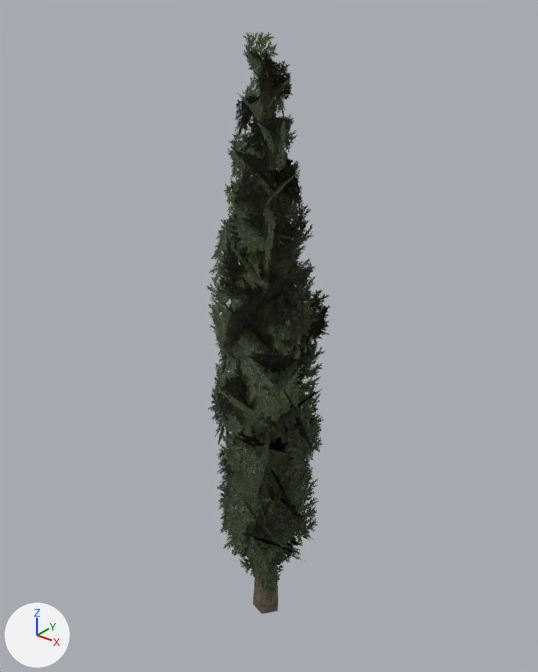
What one commit did to the glTF model assets/trees/cypress.glb.
The view is the same before and after, from a camera (50 mm lens) standing at (5.97, -7.4, 9.58) and looking at (-0.05, 0.13, 4.91). Arrows for +X, +Y and +Z are at lower left; the lights stay in place. The first picture is the older version. Vertices at exactly the same position are counted once.

The scene before the commit, as lines of its bpy script (objects in view):
```python
ob_cypress_foliage = bpy.data.objects.new('cypress_foliage', me_cypress_foliage)
ob_cypress_foliage.location = (0.0, 0.0, 0.0)
ob_cypress_wood = bpy.data.objects.new('cypress_wood', me_cypress_wood)
ob_cypress_wood.location = (0.0, 0.0, 0.0)
```
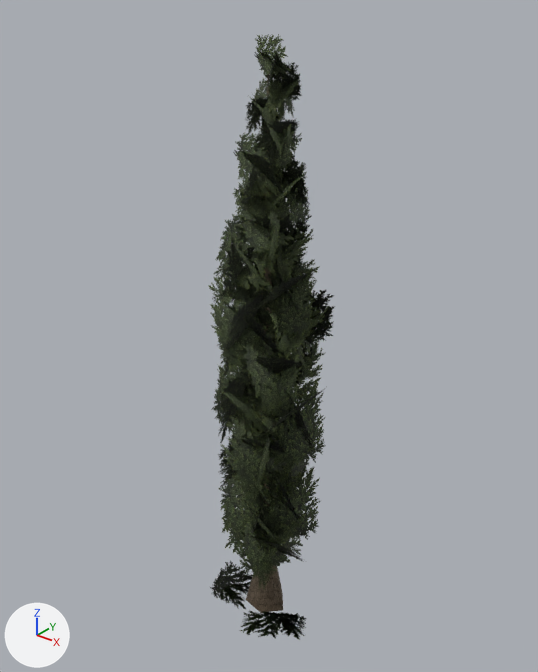
Diff of the bpy script that builds the scene:
```diff
--- a/assets/trees/cypress.glb.py
+++ b/assets/trees/cypress.glb.py
@@ mat_cypress_bark @@
 mat_cypress_bark = bpy.data.materials.new('Cypress bark')
-# nodes: BsdfPrincipled, OutputMaterial, TexImage
+# nodes: BsdfPrincipled, Mix x2, OutputMaterial, TexImage, VertexColor
+# colours: white #e6eae2, mixed with the vertex colours
 # uses the picture img_cypress_bark_512
@@ mat_cypress_foliage_cards @@
 mat_cypress_foliage_cards = bpy.data.materials.new('Cypress foliage cards')
-# nodes: BsdfPrincipled, Math x2, Mix, OutputMaterial, TexImage
-# colours: light grey #c8d4ce
+# nodes: BsdfPrincipled, Math x3, Mix x2, OutputMaterial, TexImage, VertexColor
+# colours: pale green #c2d1ba, mixed with the vertex colours
 # uses the picture img_cypress_direct_branch_1024
@@ me_cypress_wood @@
-me_cypress_wood.from_pydata(...)  # 12 vertices, 15 faces; spans x -0.19..0.24, y -0.23..0.23, z -0.12..8.85
-me_cypress_wood.vertices[0].co = (0.24, 0.0, -0.12)  # pixel (277, 610)
-me_cypress_wood.vertices[1].co = (0.07, 0.23, -0.12)  # pixel (278, 598)
-me_cypress_wood.vertices[2].co = (-0.19, 0.14, -0.12)
-me_cypress_wood.vertices[3].co = (-0.19, -0.14, -0.12)  # pixel (252, 603)
-me_cypress_wood.vertices[4].co = (0.07, -0.23, -0.12)  # pixel (261, 613)
-me_cypress_wood.vertices[5].co = (0.24, 0.0, -0.12)  # pixel (277, 610)
+me_cypress_wood.from_pydata(...)  # 12 vertices, 15 faces; spans x -0.29..0.35, y -0.28..0.31, z -0.04..8.85
+# me_cypress_wood part 1
+me_cypress_wood.vertices[0].co = (0.35, 0.0, -0.04)  # pixel (283, 610)
+me_cypress_wood.vertices[1].co = (0.1, 0.31, -0.04)  # pixel (282, 592)
+me_cypress_wood.vertices[2].co = (-0.25, 0.18, -0.04)
+me_cypress_wood.vertices[3].co = (-0.29, -0.21, -0.03)  # pixel (245, 599)
+me_cypress_wood.vertices[4].co = (0.09, -0.28, -0.03)  # pixel (260, 612)
+me_cypress_wood.vertices[5].co = (0.35, 0.0, -0.04)  # pixel (283, 610)
 me_cypress_wood.materials.append(mat_cypress_bark)
@@ me_cypress_foliage @@
-me_cypress_foliage.from_pydata(...)  # 360 vertices, 180 faces; spans x -1.04..1.04, y -0.97..1.04, z 0.55..8.98
+me_cypress_foliage.from_pydata(...)  # 360 vertices, 180 faces; spans x -1.03..1.24, y -1.15..1.05, z 0.01..8.95
+# me_cypress_foliage part 2: the loose piece of 4 vertices spanning x -0.49..0.29, y -0.38..0.14, z 7.0..7.63 is moved by (0.11, 0.0, 0.0)
+# me_cypress_foliage part 3: the loose piece of 4 vertices spanning x -0.42..0.23, y -0.48..0.22, z 7.04..7.83 is moved by (0.11, 0.0, 0.0)
+# me_cypress_foliage part 4: the loose piece of 4 vertices spanning x -0.24..0.04, y -0.52..0.26, z 6.87..7.56 is moved by (0.11, 0.0, 0.0)
+# me_cypress_foliage part 5: the loose piece of 4 vertices spanning x -0.78..0.27, y -0.66..0.38, z 5.68..6.56 is moved by (0.08, 0.0, 0.0)
+# me_cypress_foliage part 6: the loose piece of 4 vertices spanning x -0.79..0.28, y -0.41..0.12, z 5.77..6.71 is moved by (0.08, 0.0, 0.0)
+# me_cypress_foliage part 7: the loose piece of 4 vertices spanning x -0.49..-0.04, y -0.61..0.32, z 5.45..6.57 is moved by (0.08, 0.0, 0.0)
+# me_cypress_foliage part 8: the loose piece of 4 vertices spanning x -0.52..0.17, y -0.24..0.83, z 5.18..6.22 is moved by (0.07, 0.0, 0.0)
+# me_cypress_foliage part 9: the loose piece of 4 vertices spanning x -0.3..0.32, y -0.17..0.4, z 8.09..8.5 is moved by (0.15, 0.0, 0.0)
+# me_cypress_foliage part 10: the loose piece of 4 vertices spanning x -0.27..0.29, y -0.08..0.31, z 8.16..8.67 is moved by (0.15, 0.0, 0.0)
+# me_cypress_foliage part 11: the loose piece of 4 vertices spanning x -0.03..0.06, y -0.15..0.38, z 7.93..8.46 is moved by (0.15, 0.0, 0.0)
+# me_cypress_foliage part 12: the loose piece of 4 vertices spanning x -0.31..0.59, y -0.36..0.58, z 6.85..7.44 is moved by (0.11, 0.0, 0.0)
+# me_cypress_foliage part 13: the loose piece of 4 vertices spanning x -0.25..0.52, y -0.09..0.33, z 6.86..7.66 is moved by (0.11, 0.0, 0.0)
+# me_cypress_foliage part 14: the loose piece of 4 vertices spanning x -0.09..0.38, y -0.22..0.45, z 6.62..7.45 is moved by (0.11, 0.0, 0.0)
+# me_cypress_foliage part 15: 294 of 360 vertices moved; they spanned x -1.04..1.04, y -0.97..1.04, z 0.55..8.98 and now span x -1.03..1.24, y -1.15..1.05, z 0.01..8.95; mean shift (0.06, -0.01, -0.03); largest move (0.48, 0.26, 1.96) -> (-1.03, 0.13, 0.24)
+# me_cypress_foliage part 16: vertex colours changed
+# other edits to the shape of me_cypress_foliage do not show in these pictures
 me_cypress_foliage.materials.append(mat_cypress_foliage_cards)
```

What differs and where, as boxes [x1, y1, x2, y2] in the pictures (538 x 672 px; the box of a moved part takes in the faces that stretch with it):
'cypress_foliage', recoloured, reshaped (7% taller): before [207, 32, 330, 597]; after [208, 34, 335, 639]
'cypress_wood', reshaped (46% wider): before [253, 48, 278, 614]; after [246, 70, 283, 613]
part 1 of me_cypress_wood, moved or reshaped: before [253, 566, 278, 614]; after [246, 566, 283, 613]
part 2 of me_cypress_foliage, moved or reshaped: before [227, 148, 279, 195]; after [234, 150, 286, 197]
part 3 of me_cypress_foliage, moved or reshaped: before [228, 132, 276, 196]; after [236, 132, 283, 197]
part 4 of me_cypress_foliage, moved or reshaped: before [234, 157, 264, 205]; after [241, 159, 271, 206]
part 5 of me_cypress_foliage, moved or reshaped: before [223, 223, 266, 294]; after [228, 225, 269, 293]
part 6 of me_cypress_foliage, moved or reshaped: before [209, 213, 275, 291]; after [214, 213, 286, 291]
part 7 of me_cypress_foliage, moved or reshaped: before [218, 238, 262, 301]; after [220, 238, 263, 306]
part 8 of me_cypress_foliage, moved or reshaped: before [246, 252, 301, 292]; after [248, 247, 306, 298]
part 9 of me_cypress_foliage, moved or reshaped: before [259, 77, 290, 110]; after [269, 78, 300, 111]
part 10 of me_cypress_foliage, moved or reshaped: before [255, 61, 293, 100]; after [264, 62, 302, 101]
part 11 of me_cypress_foliage, moved or reshaped: before [258, 77, 286, 118]; after [268, 79, 295, 121]
part 12 of me_cypress_foliage, moved or reshaped: before [261, 161, 300, 208]; after [268, 163, 306, 209]
part 13 of me_cypress_foliage, moved or reshaped: before [270, 150, 304, 206]; after [275, 152, 310, 208]
part 14 of me_cypress_foliage, moved or reshaped: before [257, 161, 303, 223]; after [264, 162, 310, 224]
part 15 of me_cypress_foliage, moved or reshaped: before [207, 32, 330, 597]; after [208, 34, 335, 639]
